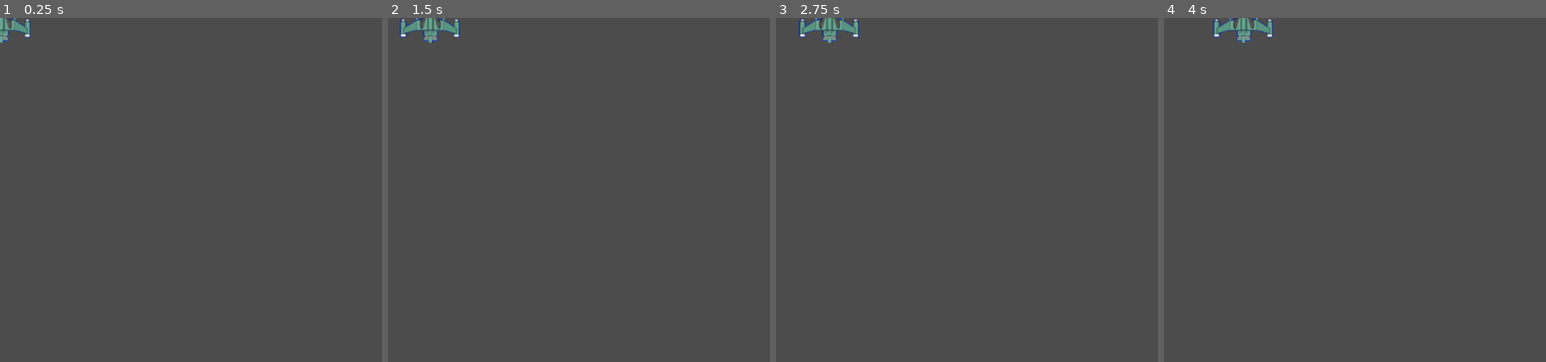
Above: before the commit, frames 1-4 (left to right).
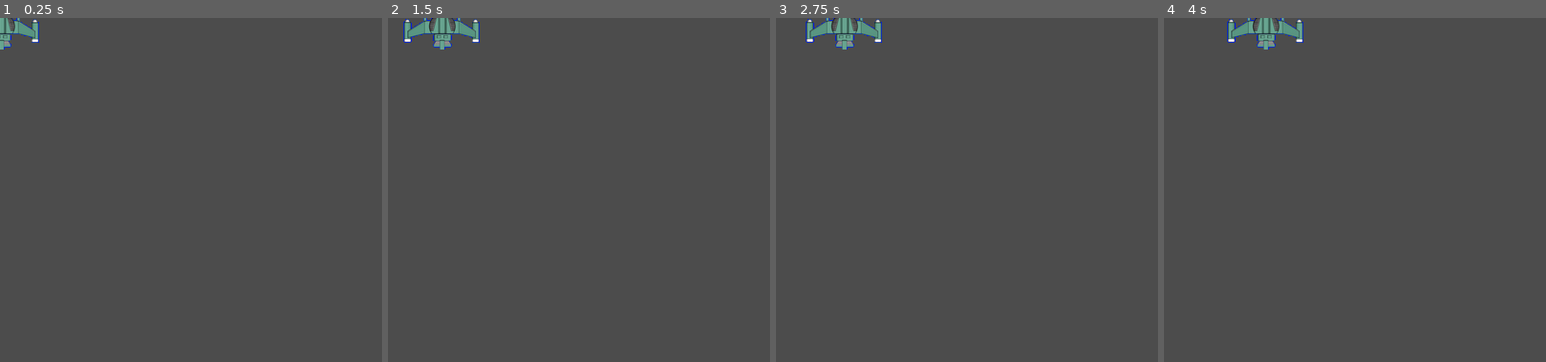
Above: after the commit, the same moments.

Repository: CaKellum/LoneStarfighter
Game: Godot game, scene res://src/PlayerShip.tscn
Same seed, same stepped clock (60 frames per second), same inputs: the game is played once before the commit and once after it. The project has no main scene, so this scene is started directly.
Inputs:
- Up to frame 1 (0.25 s): no input
- Up to frame 2 (1.5 s): tap Enter at 0.5 s; hold Right (right) 0.53-1.28 s; hold W (fire) 0.53-1.28 s; hold Left (left) from 1.28 s (still down); tap W (fire) at 1.35 s
- Up to frame 3 (2.75 s): release Left (left) at 2.03 s; hold Right (right) from 2.03 s (still down); hold W (fire) from 2.03 s (still down)
- Up to frame 4 (4 s): release W (fire) at 2.78 s; tap W (fire) at 2.85 s; release Right (right) at 3.53 s; hold Left (left) from 3.53 s (still down); hold W (fire) from 3.53 s (still down)
The pictures show only the part of the screen within x 0-50%, y 0-50%; the shares and areas given below are measured in that part.
In our replay, the window is 800x468 before the commit and 480x720 after it. These sizes can differ from the game's own. Grey fills any space a smaller window leaves; there, only what the larger window draws over its background counts as a difference.

The runs differ from the first frame. In frame 1, 0.5% of the frame differs, in the area x 0-11%, y 0-10%; in frame 2, 1.1%; in frame 3, 1.1%; in frame 4, 1.2%, in the area x 12-37%, y 0-10%.
Error after the commit: Invalid call. Nonexistent function 'instance' in base 'GDScript'. (res://src/PlayerShip.gd:29)

Commit message:
Adds missiles and health manager

Diff:
--- a/project/project.godot
+++ b/project/project.godot
@@ -8,15 +8,31 @@
 
 config_version=4
 
-_global_script_classes=[  ]
+_global_script_classes=[ {
+"base": "Node2D",
+"class": "HealthManager",
+"language": "GDScript",
+"path": "res://src/PlayerHealth.gd"
+}, {
+"base": "KinematicBody2D",
+"class": "Missile",
+"language": "GDScript",
+"path": "res://src/Missile.gd"
+} ]
 _global_script_class_icons={
-
+"HealthManager": "",
+"Missile": ""
 }
 
 [application]
 
 config/name="project_final"
 config/icon="res://icon.png"
+
+[display]
+
+window/size/width=480
+window/size/height=720
 
 [input]
 
--- a/project/src/Game.tscn
+++ b/project/src/Game.tscn
@@ -1,6 +1,3 @@
 [gd_scene format=2]
 
 [node name="Game" type="Node2D"]
-
-[node name="GameVeiw" type="Viewport" parent="."]
-size = Vector2( 500, 600 )
--- /dev/null
+++ b/project/src/Missile.gd
@@ -0,0 +1,17 @@
+class_name Missile
+extends KinematicBody2D
+
+
+const SPEED := 10
+var _velocity :=  Vector2()
+
+func fired(pos:Vector2)->void:
+	self.position = pos
+	_velocity = Vector2(0,SPEED)
+
+func _physics_process(delta:float):
+	var collision := move_and_collide(_velocity*delta)
+	if collision:
+		if collision.colider.has_method("hit"):
+			collision.colider.hit()
+			self.queue_free()
--- a/project/src/Missile.tscn
+++ b/project/src/Missile.tscn
@@ -1,10 +1,16 @@
-[gd_scene load_steps=2 format=2]
+[gd_scene load_steps=3 format=2]
+
+[ext_resource path="res://src/Missile.gd" type="Script" id=1]
 
 [sub_resource type="CapsuleShape2D" id=1]
 radius = 3.41873
 height = 24.2165
 
-[node name="Missile" type="RigidBody2D"]
+[node name="Missile" type="KinematicBody2D"]
+script = ExtResource( 1 )
+__meta__ = {
+"_edit_group_": true
+}
 
 [node name="ColorRect" type="ColorRect" parent="."]
 margin_left = -3.0
--- /dev/null
+++ b/project/src/PlayerHealth.gd
@@ -0,0 +1,19 @@
+class_name HealthManager
+extends Node2D
+
+var lives := 0
+
+func _init(entered_lives:int)->void:
+	lives = entered_lives
+
+func loose_a_life()->void:
+	if lives>0:
+		lives -= 1
+
+
+func add_a_life()->void:
+	lives += 1
+
+
+func has_lives()->bool:
+	return lives>0
--- a/project/src/PlayerShip.gd
+++ b/project/src/PlayerShip.gd
@@ -1,15 +1,19 @@
 extends KinematicBody2D
 
+signal game_over
+
 var _velocity := Vector2.ZERO
+
 export var _speed := 100
 
+onready var player_health := HealthManager.new(3)
 
 func _ready()->void:
 	$SpaceshipLook.play("safe_ship")
 
 
 func _get_input()->void:
-	var velocity = Vector2()
+	var velocity := Vector2()
 	if Input.is_action_pressed('right'):
 		velocity.x += 1
 	if Input.is_action_pressed('left'):
@@ -21,10 +25,19 @@
 		_fire_missle()
 
 
+func _fire_missle():
+	var shot = Missile.instance()
+	shot.fired(Vector2(position.x,position.y+10))
+
+
+func hit()->void:
+	$SpaceshipLook.play("exploded")
+	self.queue_free()
+	if !player_health.has_lives():
+		emit_signal("game_over")
+	else:
+		player_health.loose_life()
+
 func _physics_process(_delta:float)->void:
 	_get_input()
 	_velocity = move_and_slide(_velocity)
-
-
-func _fire_missle():
-	pass
